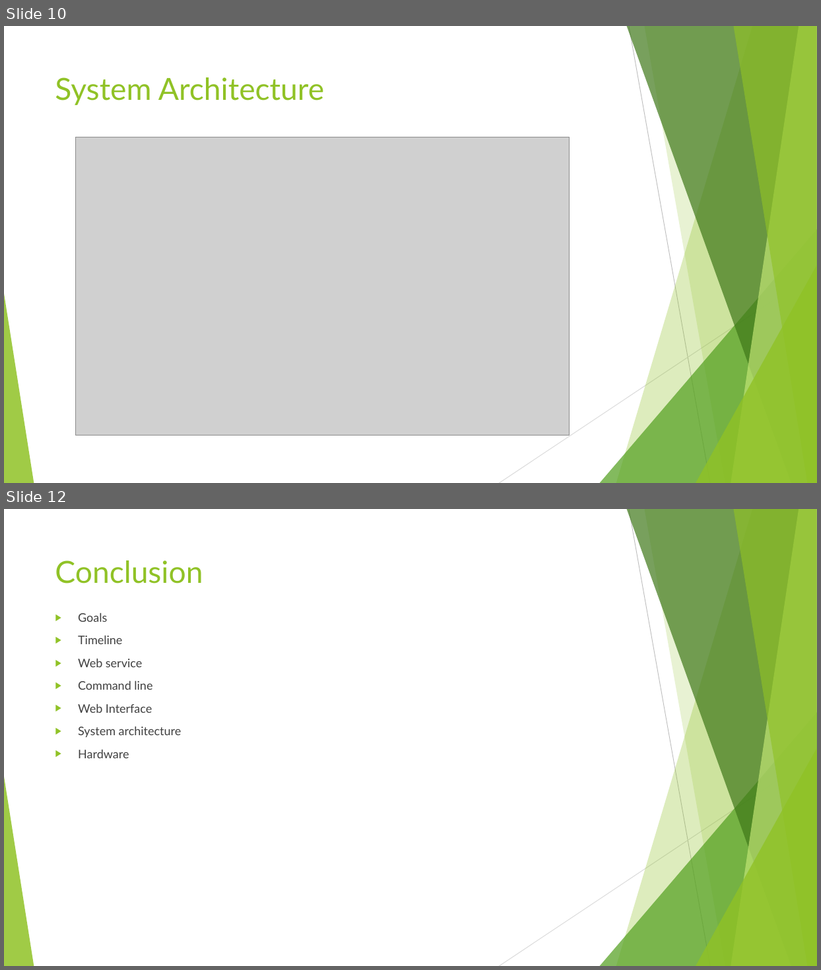
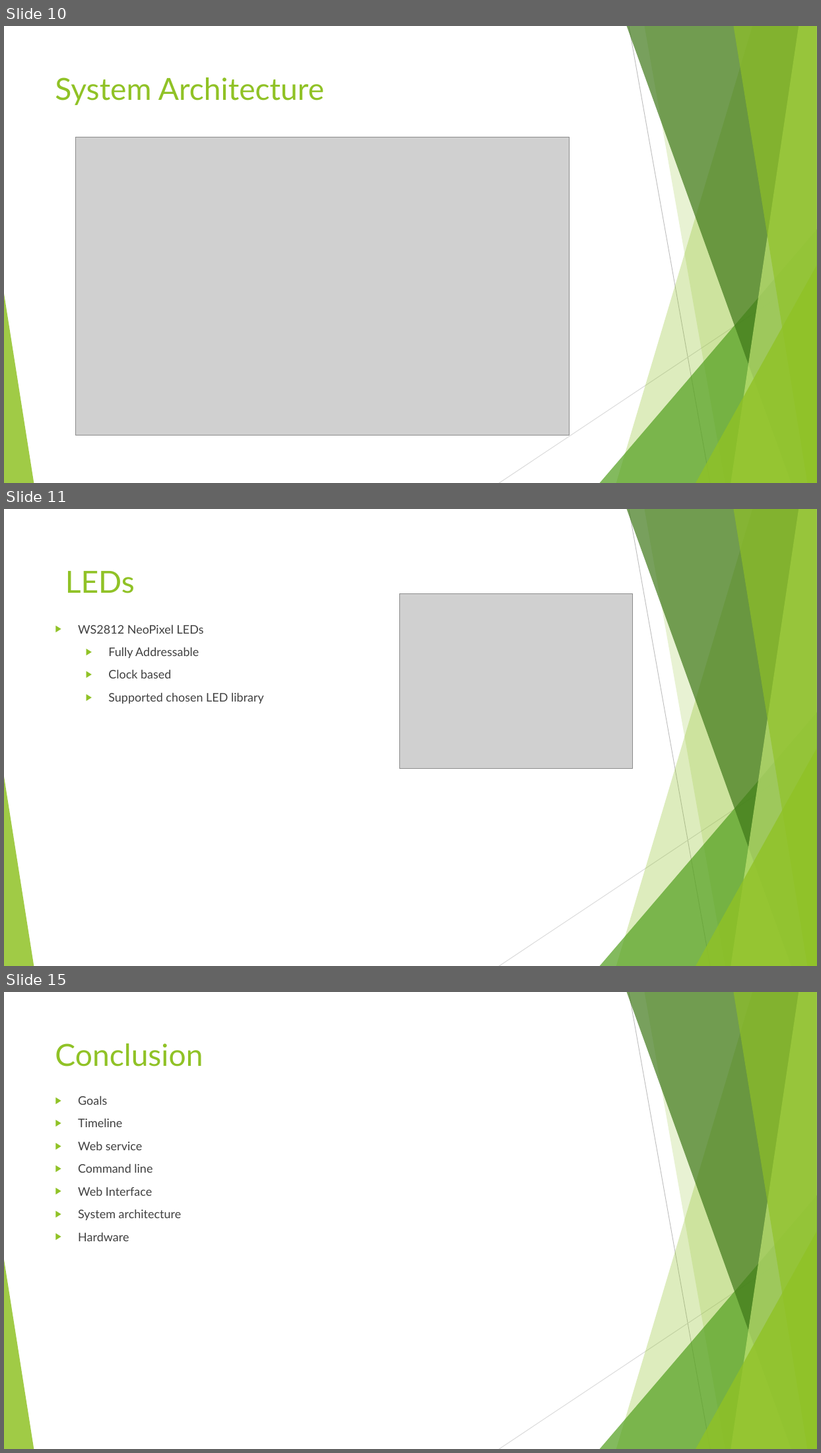
Before and after one commit to HodginAustin/Winter-Is-Coming, a slide deck: Documents/PresentationFall/Fall Presentation.pptx. Shown one above the other, each under a label of ours: slides 10 and 12 before the commit, slides 10, 11 and 15 after it; the slides between them are not shown. The pictures are 821x970 and 821x1453 pixels, drawn with LibreOffice and Linux fonts; fonts in the diff are those of the drawing; grey boxes stand for pictures. Boxes give left, top, right and bottom in pixels: in the first picture for what was removed or moved away, otherwise in the second. Text is boxed around its words. In the diff, an @@ line names an element or a change of style, - is before the commit and + after.

```diff
--- a/Documents/PresentationFall/Fall Presentation.pptx
+++ b/Documents/PresentationFall/Fall Presentation.pptx
@@ slide 11 added at [4,509,817,966], background #FFFFFF; not listed: 10 template elements that a slide beside it also shows @@
@@ text added at [65,571,135,593], 36 pt, text #90C226 @@
+LEDs
@@ picture added at [399,593,632,769] @@
@@ text added at [78,625,264,704], 14 pt, text #404040 @@
+▶ WS2812 NeoPixel LEDs
+  ▶ Fully Addressable
+  ▶ Clock based
+  ▶ Supported chosen LED library
@@ what was slide 12 is now slide 15 @@
```
Also in this commit, not shown: 1 slide changed, 2 other slides added.
